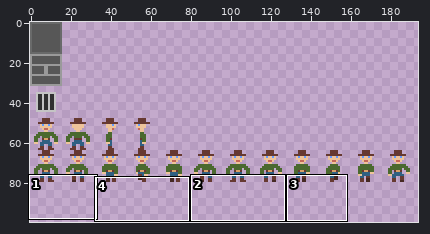
A pixel-art file gets an edit: assets/images/tiles.aseprite. Above, an overview of the earlier version with the close-up marked.
Close-up. Earlier state:
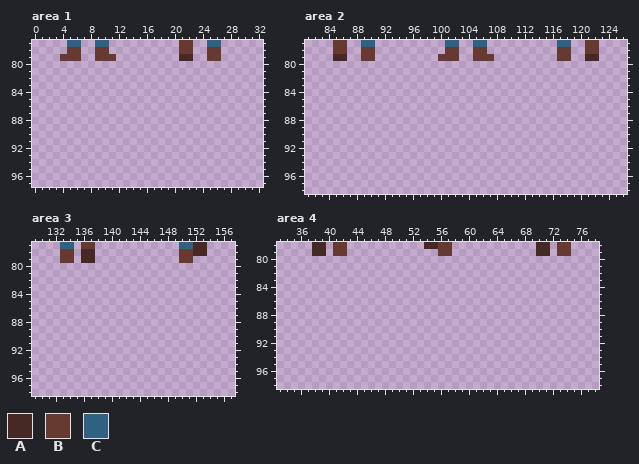
512x512 pixels, 1 frame. Shown: area 1: x 0..32, y 77..97; area 2: x 81..126, y 77..98; area 3: x 129..157, y 77..98; area 4: x 33..78, y 78..98. The wide view leaves out empty margins. The commit also changed other parts of the picture, which this record leaves out.
Palette (. is transparent): A #462924  B #663931  C #306082
Pixels before, area 1, first column x 4:
77 .CC..CC..........BB..CC
78 .BB..BB..........BB..BB
79 BBB..BBB.........AA..BB
Pixels before, area 2, first column x 85:
77 BB..CC..........CC..CC..........CC..BB
78 BB..BB..........BB..BB..........BB..BB
79 AA..BB.........BBB..BBB.........BB..AA
Pixels before, area 3, first column x 133:
77 CC.BB............CCAA
78 BB.AA............BBAA
79 BB.AA............BB..
Pixels before, area 4, first column x 38:
78 AA.BB...........AABB............AA.BB
79 AA.BB.............BB............AA.BB
Now the later version:
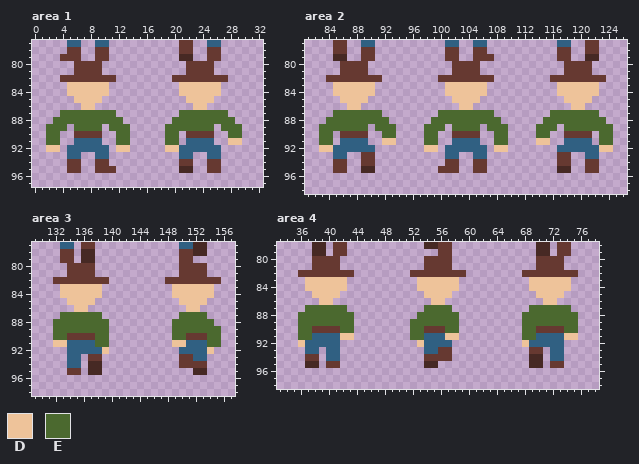
Colours new in this view: D #eec39a  E #4b692f
Diff:
Changed rows in their new state; - is an unchanged pixel.
Area 1:
first column x 2:
79 ---------.------------------
80 ----BBBB------------BBBB----
81 ----BBBB------------BBBB----
82 --BBBBBBBB--------BBBBBBBB--
83 ---DDDDDD----------DDDDDD---
84 ---DDDDDD----------DDDDDD---
85 ----DDDD------------DDDD----
86 -----DD--------------DD-----
87 --EEEEEEEE---------EEEEEEE--
88 -EEEEEEEEEE-------EEEEEEEEE-
89 EEE-EEEE-EEE-----EEEEEEE-EEE
90 EE--BBBB--EE-----EE-BBBB--EE
91 EE--CCCC--EE-----EE-CCCC--DD
92 DD-CCCCCC-DD-----DDCCCCCC---
93 ---CC--CC----------CC--CC---
94 ---BB--BB----------BB--BB---
95 ---BB--BBB---------AA--BB---
Area 2:
first column x 83:
79 -----------------.------------------------
80 ---BBBB------------BBBB------------BBBB---
81 ---BBBB------------BBBB------------BBBB---
82 -BBBBBBBB--------BBBBBBBB--------BBBBBBBB-
83 --DDDDDD----------DDDDDD----------DDDDDD--
84 --DDDDDD----------DDDDDD----------DDDDDD--
85 ---DDDD------------DDDD------------DDDD---
86 ----DD--------------DD--------------DD----
87 --EEEEEEE--------EEEEEEEE--------EEEEEEE--
88 -EEEEEEEEE------EEEEEEEEEE------EEEEEEEEE-
89 EEEEEEE-EEE----EEE-EEEE-EEE----EEE-EEEEEEE
90 EE-BBBB--EE----EE--BBBB--EE----EE--BBBB-EE
91 EE-CCCC--DD----EE--CCCC--EE----DD--CCCC-EE
92 DDCCCCCC-------DD-CCCCCC-DD-------CCCCCCDD
93 --CC--BB----------CC--CC----------BB--CC--
94 --BB--BB----------BB--BB----------BB--BB--
95 --BB--AA---------BBB--BB----------AA--BB--
Area 3:
first column x 132:
80 --BBBB------------BBBB--
81 --BBBB------------BBBB--
82 BBBBBBBB--------BBBBBBBB
83 -DDDDDD----------DDDDDD-
84 -DDDDDD----------DDDDDD-
85 --DDDD------------DDDD--
86 ---DD--------------DD---
87 -EEEEEE-----------EEEE--
88 EEEEEEEE---------EEEEEE-
89 EEEEEEEE---------EEEEEEE
90 EEBBBBEE---------EEBBBEE
91 DDCCCCEE---------DDCCCEE
92 --CCCCCD----------CCCCD-
93 --CC-BB-----------BBCC--
94 --CC-AA-----------BBBB--
95 --BB-AA-------------AA--
Area 4:
first column x 36:
80 --BBBB------------BBBB------------BBBB--
81 --BBBB------------BBBB------------BBBB--
82 BBBBBBBB--------BBBBBBBB--------BBBBBBBB
83 -DDDDDD----------DDDDDD----------DDDDDD-
84 -DDDDDD----------DDDDDD----------DDDDDD-
85 --DDDD------------DDDD------------DDDD--
86 ---DD--------------DD--------------DD---
87 -EEEEEE-----------EEEE-----------EEEEEE-
88 EEEEEEEE---------EEEEEE---------EEEEEEEE
89 EEEEEEEE--------EEEEEEE---------EEEEEEEE
90 EEBBBBEE--------EEBBBEE---------EEBBBBEE
91 EECCCCDD--------EECCCDD---------EECCCCDD
92 DCCCCC-----------DCCCC----------DCCCCC--
93 -CC-CC------------CCBB-----------BB-CC--
94 -BB-CC------------BBBB-----------AA-CC--
95 -AA-BB------------AA-------------AA-BB--
